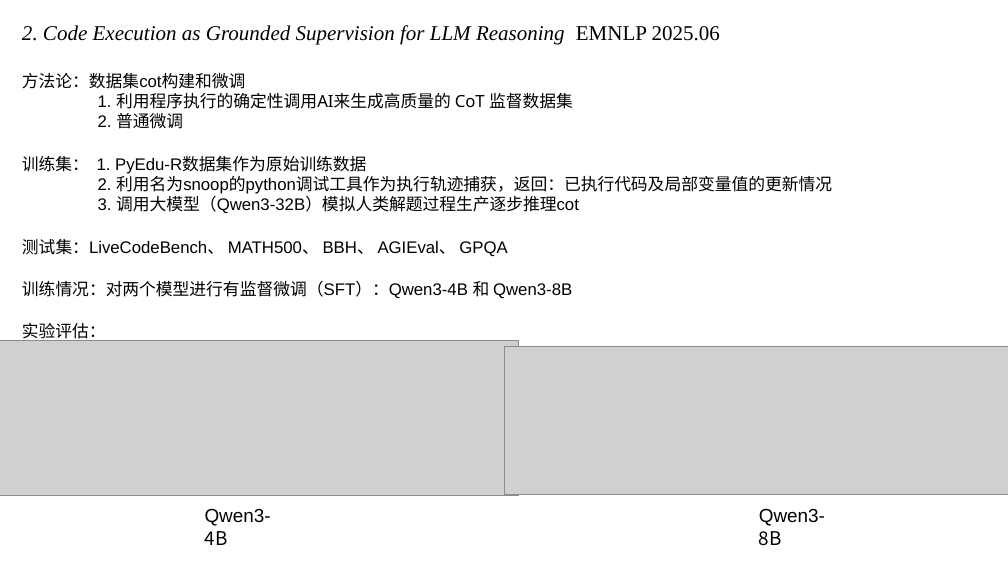
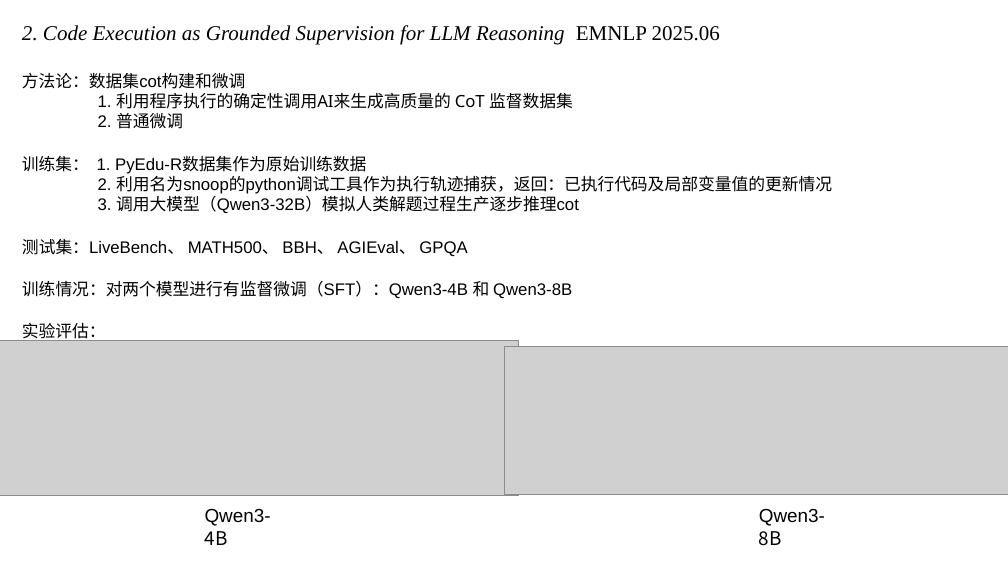
Before and after one commit to caoye04/TreecEva, a slide deck: slide 7 of 组会记录/组会1215.pptx (slide 6 before the commit). Drawn at 1008x567 pixels with LibreOffice and Linux fonts; fonts in the diff are those of the drawing; grey boxes stand for pictures. Boxes give left, top, right and bottom in pixels: in the first picture for what was removed or moved away, otherwise in the second. Text is boxed around its words. In the diff, an @@ line names an element or a change of style, - is before the commit and + after.

```diff
--- a/组会记录/组会1215.pptx
+++ b/组会记录/组会1215.pptx
@@ text in rectangle at (22,239,467,256): text changed @@
-测试集：LiveCodeBench、 MATH500、 BBH、 AGIEval、 GPQA
+测试集：LiveBench、 MATH500、 BBH、 AGIEval、 GPQA
```
Also in this commit, not shown: 4 other slides changed, 1 slide added, 1 other file.
